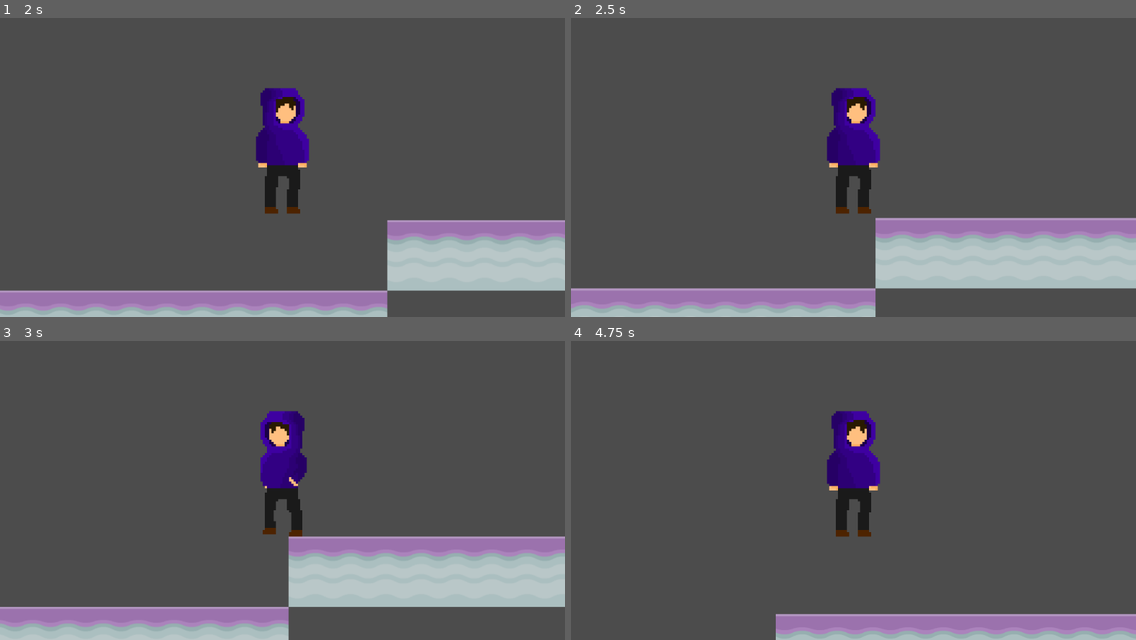
Above: before the commit, frames 1-4 (two rows, left to right).
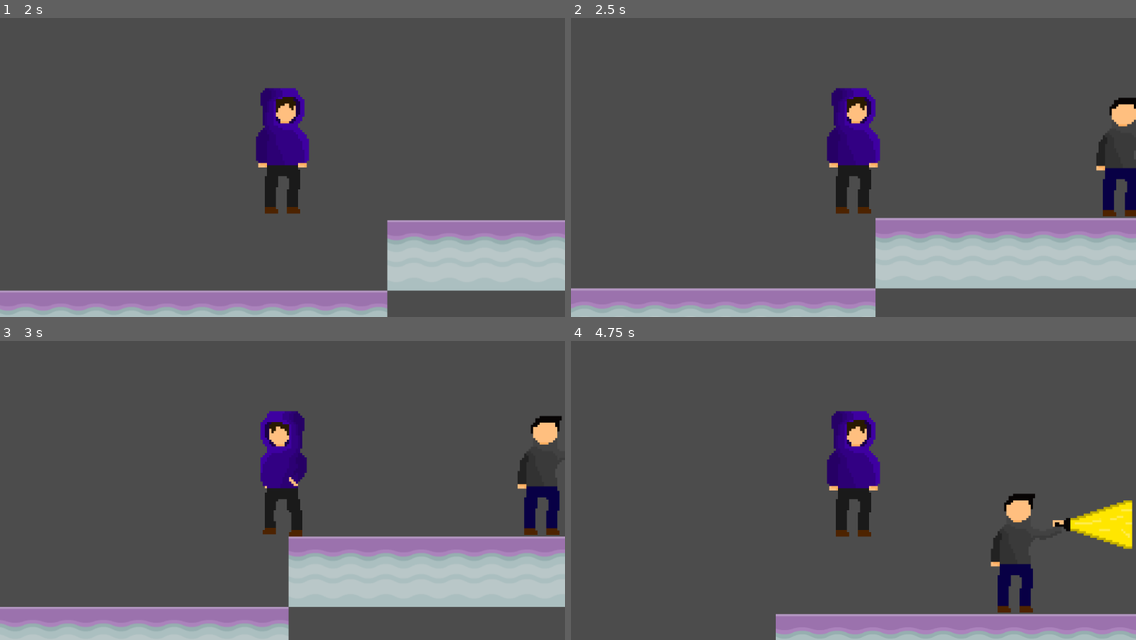
Above: after the commit, the same moments.

Repository: ncbarber/final-Databreak
Game: Godot game, scene res://src/ScreenStart/ScreenStart.tscn
Two runs of this game, one before a commit and one after it. Both use one fixed random seed, a clock stepped at 60 frames per second and the inputs below.
Inputs:
- Up to frame 1 (2 s): click "Play" at 0.5 s; hold Right (move_right) from 1.28 s (still down); tap Space (jump) at 1.35, 1.52, 1.82 s
- Up to frame 2 (2.5 s): keep holding Right (move_right); tap Space (jump) at 2.1, 2.27 s
- Up to frame 3 (3 s): tap Space (jump) at 2.57, 2.85 s; release Right (move_right) at 2.78 s; hold Left (move_left) from 2.78 s (still down)
- Up to frame 4 (4.75 s): release Left (move_left) at 3.53 s; hold Right (move_right) from 3.53 s (still down); tap Space (jump) at 3.6, 3.77, 4.07, 4.35, 4.52 s

Frame 1 is identical in both runs. In frame 2, 1.5% of the frame differs, in the area x 92-100%, y 26-67%; in frame 3, 1.5%; in frame 4, 2.8%, in the area x 74-100%, y 50-91%.

Commit message:
added enemy

Diff:
--- /dev/null
+++ b/project/src/Enemy/Enemy.gd
@@ -0,0 +1,37 @@
+extends KinematicBody2D
+
+
+var run_speed := 30
+var gravity := 400
+var velocity := Vector2()
+var is_moving_left := false
+
+
+
+func _ready():
+	var randomNumber : RandomNumberGenerator = RandomNumberGenerator.new()
+	randomNumber.randomize()
+	$PatrolTimer.wait_time=randomNumber.randi_range(2,7)
+
+
+func _process(_delta) -> void:
+	velocity.x = 0
+	print($PatrolTimer.time_left)
+	if $PatrolTimer.time_left<=0.1:
+		is_moving_left = !is_moving_left
+		$PatrolTimer.start()
+	if is_moving_left == true:
+		velocity.x -= run_speed
+
+
+
+	if is_moving_left == false:
+		velocity.x += run_speed
+
+func _physics_process(delta) -> void:
+	velocity.y += gravity * delta
+	velocity = move_and_slide(velocity, Vector2(0, -1))
+
+
+func _on_Light_body_entered(_body):
+	var _game_over := get_tree().change_scene("res://src/ScreenEnd/ScreenEnd.tscn")
--- /dev/null
+++ b/project/src/Enemy/Enemy.tscn
@@ -0,0 +1,30 @@
+[gd_scene load_steps=4 format=2]
+
+[ext_resource path="res://platform_assets/DatabreakEnemy-1.png_1.png" type="Texture" id=1]
+[ext_resource path="res://src/Enemy/Enemy.gd" type="Script" id=2]
+
+[sub_resource type="CapsuleShape2D" id=1]
+radius = 28.3664
+height = 158.994
+
+[node name="Enemy" type="KinematicBody2D"]
+position = Vector2( 494.212, 285.95 )
+script = ExtResource( 2 )
+
+[node name="Sprite" type="Sprite" parent="."]
+texture = ExtResource( 1 )
+
+[node name="PatrolTimer" type="Timer" parent="."]
+wait_time = 3.0
+autostart = true
+
+[node name="CollisionShape2D" type="CollisionShape2D" parent="."]
+position = Vector2( -81.0737, 22.8938 )
+shape = SubResource( 1 )
+
+[node name="Light" type="Area2D" parent="."]
+
+[node name="LightCollision" type="CollisionPolygon2D" parent="Light"]
+polygon = PoolVector2Array( 127.301, 10.7265, 127.344, -75.4021, 16.4709, -43.5891, 16.4709, -21.2255 )
+
+[connection signal="body_entered" from="Light" to="." method="_on_Light_body_entered"]
--- a/project/src/Level/Level.tscn
+++ b/project/src/Level/Level.tscn
@@ -1,7 +1,8 @@
-[gd_scene load_steps=5 format=2]
+[gd_scene load_steps=6 format=2]
 
 [ext_resource path="res://platform_assets/planetMid.png" type="Texture" id=1]
 [ext_resource path="res://src/Level/Level.gd" type="Script" id=2]
+[ext_resource path="res://src/Enemy/Enemy.tscn" type="PackedScene" id=3]
 
 [sub_resource type="ConvexPolygonShape2D" id=1]
 points = PoolVector2Array( 128, 128, 0, 128, 0, 0, 128, 0 )
@@ -36,3 +37,6 @@
 tile_set = SubResource( 2 )
 format = 1
 tile_data = PoolIntArray( -12, 0, 0, -65498, 0, 0, 131060, 0, 0, 65574, 0, 0, 262132, 0, 0, 196646, 0, 0, 393204, 0, 0, …(407 unchanged characters)…
+
+[node name="KinematicBody2D" parent="." instance=ExtResource( 3 )]
+position = Vector2( 1366.52, 304.892 )
--- a/project/src/Player/Player.tscn
+++ b/project/src/Player/Player.tscn
@@ -16,77 +16,77 @@
 [sub_resource type="AtlasTexture" id=3]
 flags = 4
 atlas = ExtResource( 2 )
-region = Rect2( 0, 0, 256, 256 )
+region = Rect2( 0, 1024, 256, 256 )
 
 [sub_resource type="AtlasTexture" id=4]
 flags = 4
 atlas = ExtResource( 2 )
-region = Rect2( 256, 0, 256, 256 )
+region = Rect2( 256, 1024, 256, 256 )
 
 [sub_resource type="AtlasTexture" id=5]
 flags = 4
 atlas = ExtResource( 2 )
-region = Rect2( 512, 0, 256, 256 )
+region = Rect2( 512, 1024, 256, 256 )
 
 [sub_resource type="AtlasTexture" id=6]
 flags = 4
 atlas = ExtResource( 2 )
-region = Rect2( 768, 0, 256, 256 )
+region = Rect2( 768, 1024, 256, 256 )
 
 [sub_resource type="AtlasTexture" id=7]
 flags = 4
 atlas = ExtResource( 2 )
-region = Rect2( 1024, 0, 256, 256 )
+region = Rect2( 0, 0, 256, 256 )
 
 [sub_resource type="AtlasTexture" id=8]
 flags = 4
 atlas = ExtResource( 2 )
-region = Rect2( 0, 256, 256, 256 )
+region = Rect2( 256, 0, 256, 256 )
 
 [sub_resource type="AtlasTexture" id=9]
 flags = 4
 atlas = ExtResource( 2 )
-region = Rect2( 256, 256, 256, 256 )
+region = Rect2( 512, 0, 256, 256 )
 
 [sub_resource type="AtlasTexture" id=10]
 flags = 4
 atlas = ExtResource( 2 )
-region = Rect2( 512, 256, 256, 256 )
+region = Rect2( 768, 0, 256, 256 )
 
 [sub_resource type="AtlasTexture" id=11]
 flags = 4
 atlas = ExtResource( 2 )
-region = Rect2( 768, 256, 256, 256 )
+region = Rect2( 1024, 0, 256, 256 )
 
 [sub_resource type="AtlasTexture" id=12]
 flags = 4
 atlas = ExtResource( 2 )
-region = Rect2( 1024, 256, 256, 256 )
+region = Rect2( 0, 256, 256, 256 )
 
 [sub_resource type="AtlasTexture" id=13]
 flags = 4
 atlas = ExtResource( 2 )
-region = Rect2( 0, 512, 256, 256 )
+region = Rect2( 256, 256, 256, 256 )
 
 [sub_resource type="AtlasTexture" id=14]
 flags = 4
 atlas = ExtResource( 2 )
-region = Rect2( 0, 1024, 256, 256 )
+region = Rect2( 512, 256, 256, 256 )
 
 [sub_resource type="AtlasTexture" id=15]
 flags = 4
 atlas = ExtResource( 2 )
-region = Rect2( 256, 1024, 256, 256 )
+region = Rect2( 768, 256, 256, 256 )
 
 [sub_resource type="AtlasTexture" id=16]
 flags = 4
 atlas = ExtResource( 2 )
-region = Rect2( 512, 1024, 256, 256 )
+region = Rect2( 1024, 256, 256, 256 )
 
 [sub_resource type="AtlasTexture" id=17]
 flags = 4
 atlas = ExtResource( 2 )
-region = Rect2( 768, 1024, 256, 256 )
+region = Rect2( 0, 512, 256, 256 )
 
 [sub_resource type="SpriteFrames" id=18]
 animations = [ {
@@ -95,14 +95,14 @@
 "name": "idle",
 "speed": 3.0
 }, {
-"frames": [ SubResource( 3 ), SubResource( 4 ), SubResource( 5 ), SubResource( 6 ), SubResource( 7 ), SubResource( 8 ), SubResource( 9 ), SubResource( 10 ), SubResource( 11 ), SubResource( 12 ), SubResource( 13 ) ],
+"frames": [ SubResource( 3 ), SubResource( 4 ), SubResource( 5 ), SubResource( 6 ) ],
+"loop": false,
+"name": "jump",
+"speed": 7.0
+}, {
+"frames": [ SubResource( 7 ), SubResource( 8 ), SubResource( 9 ), SubResource( 10 ), SubResource( 11 ), SubResource( 12 ), SubResource( 13 ), SubResource( 14 ), SubResource( 15 ), SubResource( 16 ), SubResource( 17 ) ],
 "loop": true,
 "name": "walk",
-"speed": 7.0
-}, {
-"frames": [ SubResource( 14 ), SubResource( 15 ), SubResource( 16 ), SubResource( 17 ) ],
-"loop": false,
-"name": "jump",
 "speed": 7.0
 } ]
 
Binary file added: project/platform_assets/DatabreakEnemy-1.png.png
Not shown, added: project/platform_assets/DatabreakEnemy-1.png.png.import
Binary file added: project/platform_assets/DatabreakEnemy-1.png_1.png
Not shown, added: project/platform_assets/DatabreakEnemy-1.png_1.png.import
Binary file added: project/platform_assets/DatabreakFlashlight.png
Not shown, added: project/platform_assets/DatabreakFlashlight.png.import
